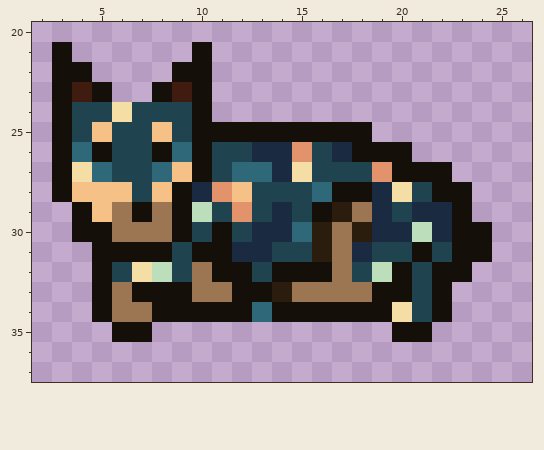
Edited in one commit: pixel-art sprite (Assets/Art/Sprites/Animals/Schala/SchalaPloppLeft.png). Above is the file before it was changed.
The file is 64x96 pixels, drawn in blocks of 2x2; one block is one cell here. Shown: x 2..26, y 20..37. The old version is drawn lined up with the new one.
After the commit:
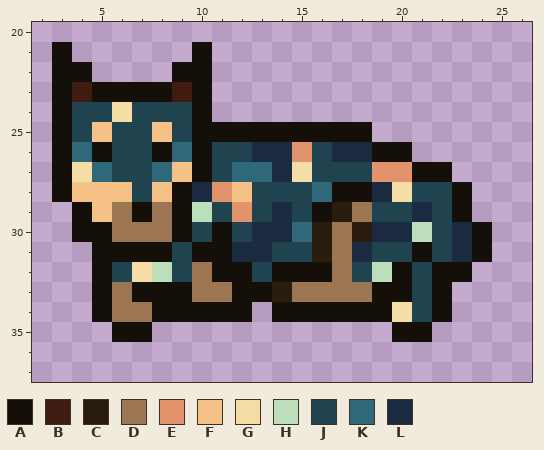
Palette (. is transparent): A #150f0a  B #401b0f  C #2a1d0d  D #9c7552  E #e3936b  F #f5c187  G #f5dda6  H #bddeba  J #20444f  K #2f6878  L #1a2a40
What changed:
whole drawing moved by +0,-2 (the old picture is shown already moved)
y 23: x 6..7 .. -> AA
y 26: x 18 A -> L
y 27: x 20 A -> E
y 28: x 22 A -> J
y 29: x 19 L -> J; x 22 L -> J
y 30: x 22..23 LA -> JL
y 31: x 23 A -> L
y 34: x 13 K -> .
